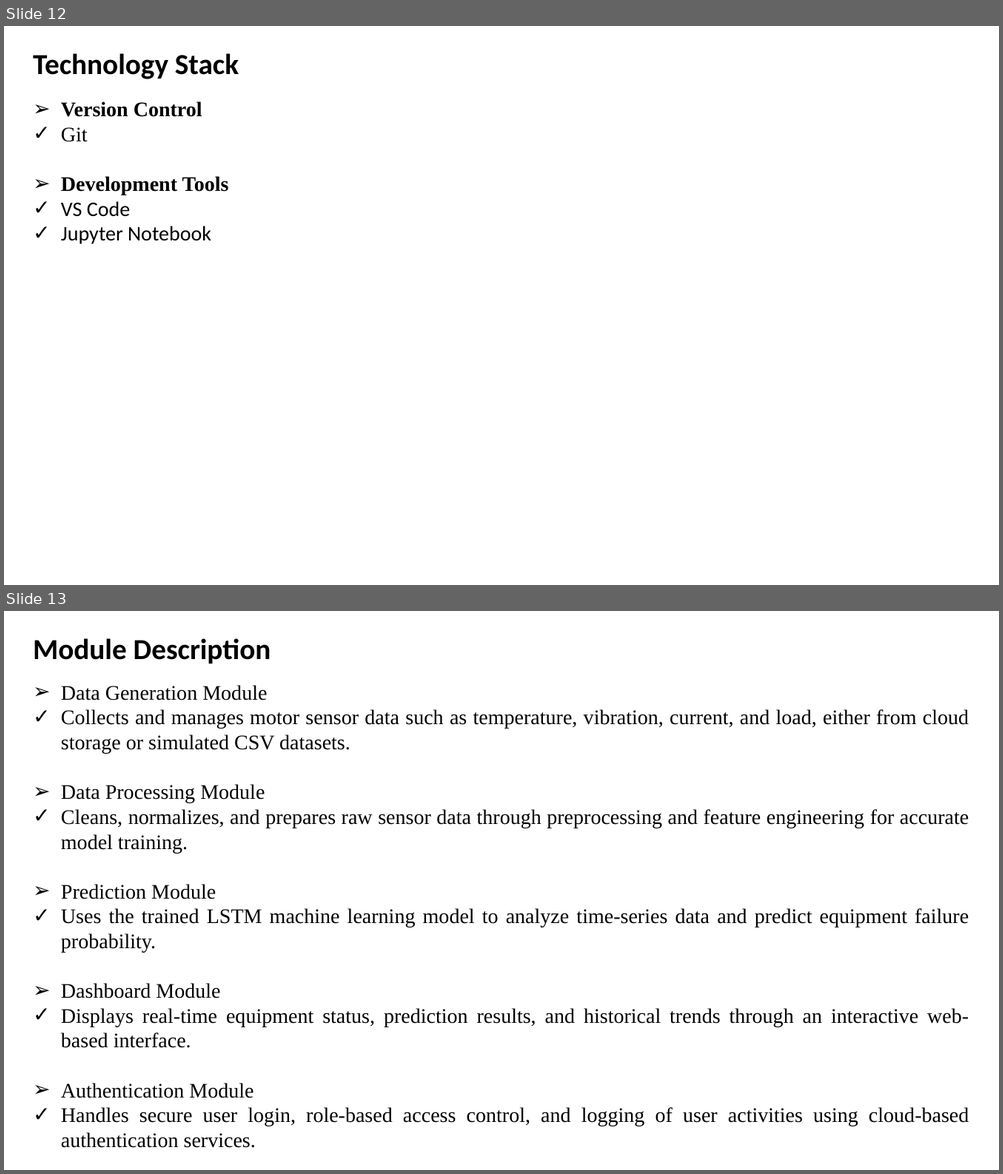
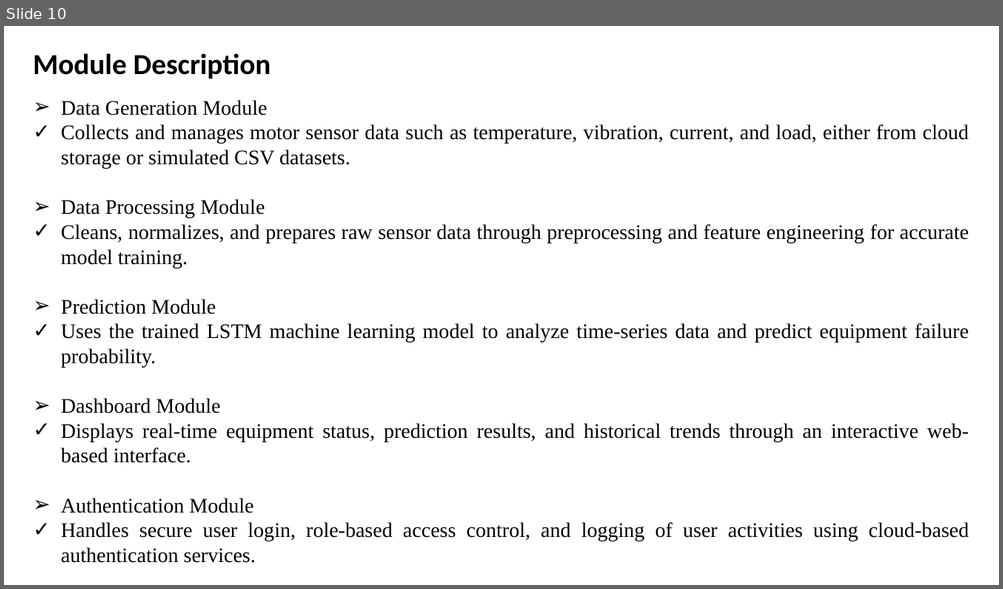
Before and after one commit to megh193/proactiveEquipmentCare, a slide deck: docs/Clg 2nd review.pptx. Shown one above the other, each under a label of ours: slides 12 and 13 before the commit, slide 10 after it. The pictures are 1003x1174 and 1003x589 pixels, drawn with LibreOffice and Linux fonts; fonts in the diff are those of the drawing. Boxes give left, top, right and bottom in pixels: in the first picture for what was removed or moved away, otherwise in the second. Text is boxed around its words. In the diff, an @@ line names an element or a change of style, - is before the commit and + after.

```diff
--- a/docs/Clg 2nd review.pptx
+++ b/docs/Clg 2nd review.pptx
@@ slide 12 removed at (x1=4, y1=26, x2=999, y2=585), background #FFFFFF @@
@@ text removed at (x1=33, y1=53, x2=239, y2=79) @@
-Technology Stack
@@ text removed at (x1=61, y1=101, x2=229, y2=244) @@
-➢ Version Control
-✓ Git
-➢ Development Tools
-✓ VS Code
-✓ Jupyter Notebook
@@ what was slide 13 is now slide 10 @@
```
Also in this commit, not shown: 2 other slides removed.
